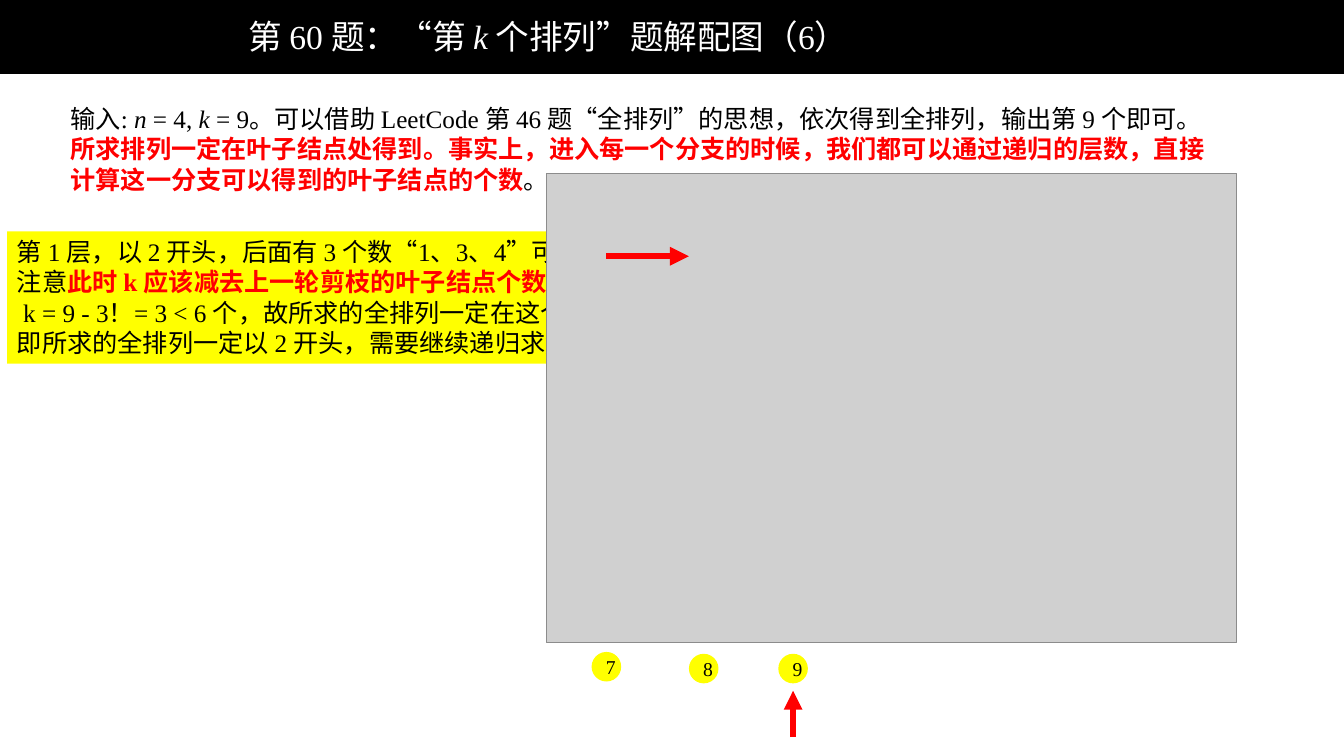
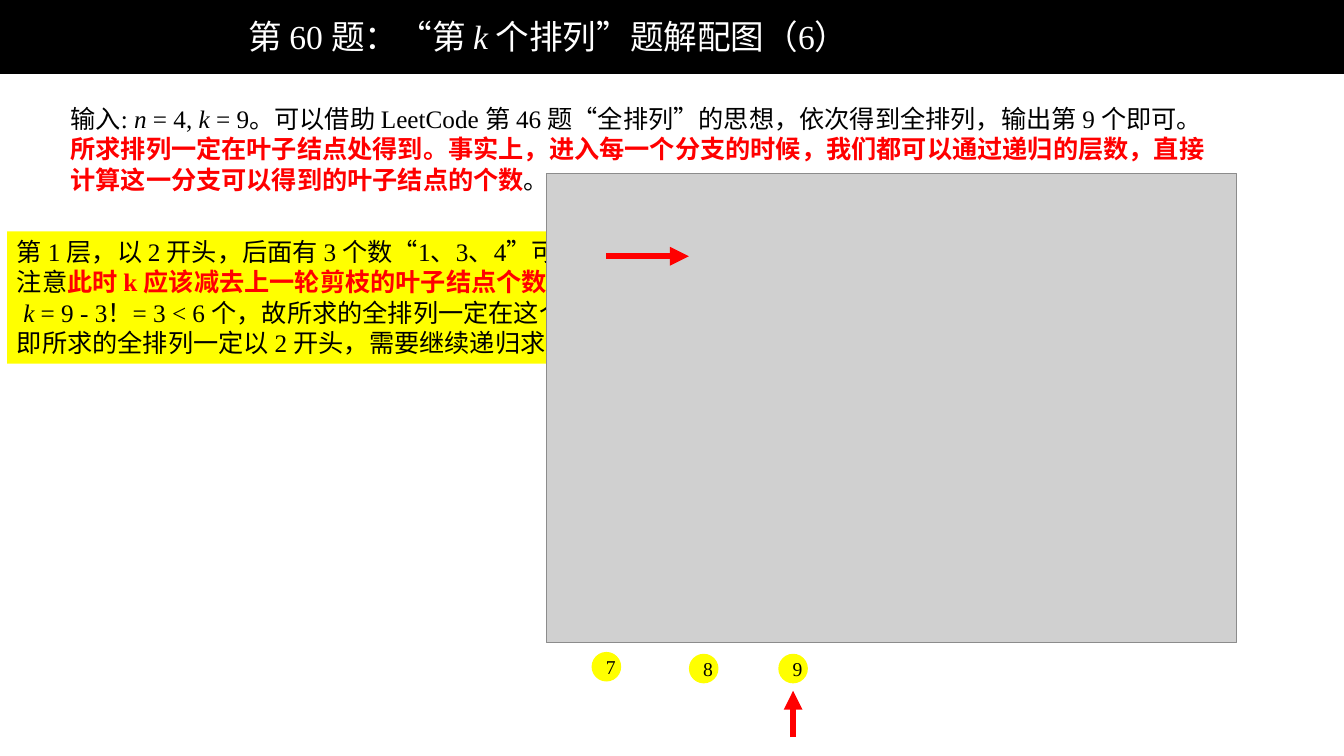
Before and after one commit to liweiwei1419/LeetCode-Solution-PPT, a slide deck: slide 6 of 0001-0100/LeetCode 第 60 题：“第 k 个排列”题解配图.pptx. Drawn at 1344x756 pixels with LibreOffice and Linux fonts; fonts in the diff are those of the drawing; grey boxes stand for pictures; background and template pictures are left out. Boxes give left, top, right and bottom in pixels: in the first picture for what was removed or moved away, otherwise in the second. Text is boxed around its words. In the diff, an @@ line names an element or a change of style, - is before the commit and + after.

```diff
--- a/0001-0100/LeetCode 第 60 题：“第 k 个排列”题解配图.pptx
+++ b/0001-0100/LeetCode 第 60 题：“第 k 个排列”题解配图.pptx
@@ text in rectangle at [17, 296, 665, 358]: italic on in "k" @@
```
Also in this commit, not shown: 4 other slides changed.
